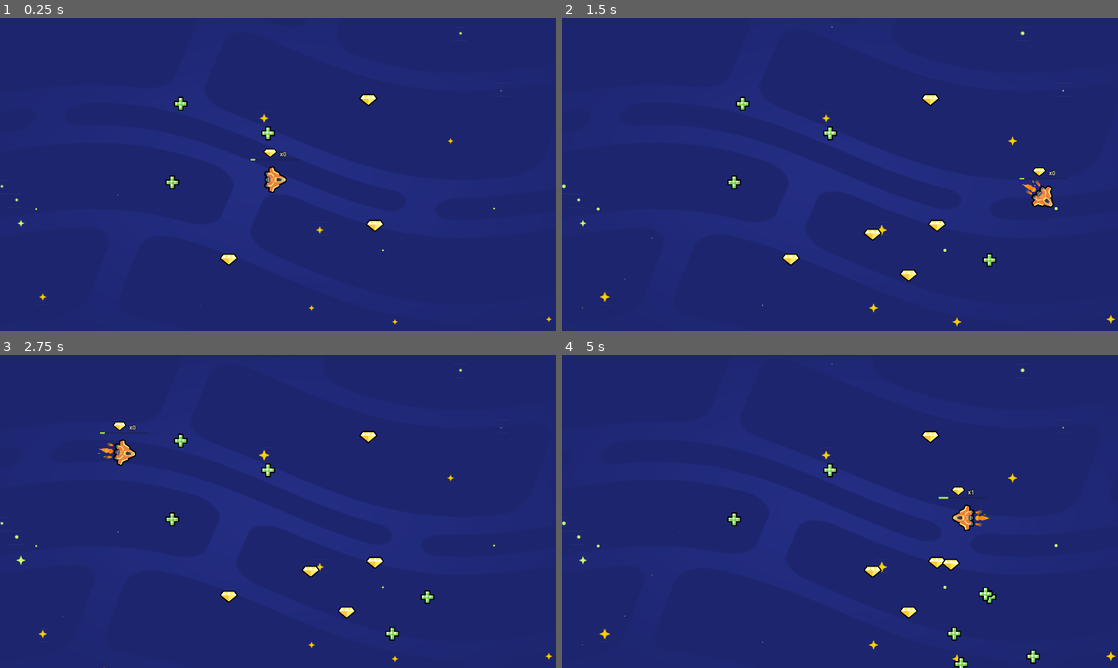
Above: before the commit, frames 1-4 (two rows, left to right).
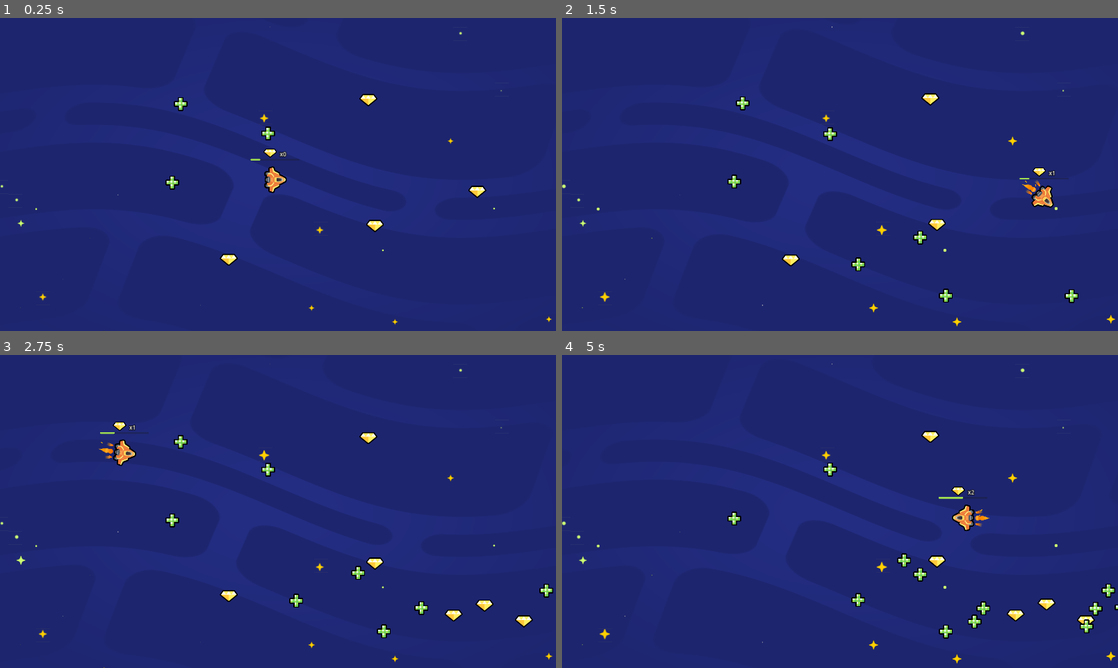
Above: after the commit, the same moments.

Repository: BombyDee/2d-GameDev-Course
Game: Godot game, scene res://lessons/space_level.tscn
Two runs of this game, one before a commit and one after it. Both use one fixed random seed, a clock stepped at 60 frames per second and the inputs below.
Inputs:
- Up to frame 1 (0.25 s): no input
- Up to frame 2 (1.5 s): hold D (move_right) 0.53-1.28 s; hold S (move_down) from 1.28 s (still down)
- Up to frame 3 (2.75 s): release S (move_down) at 2.03 s; hold D (move_right) from 2.03 s (still down)
- Up to frame 4 (5 s): release D (move_right) at 2.78 s; hold W (move_up) 2.78-3.53 s; hold A (move_left) from 3.53 s (still down)

The runs differ from the first frame. In frame 1, 0.2% of the frame differs, in the area x 29-88%, y 24-80%; in frame 2, 0.8%; in frame 3, 1.3%; in frame 4, 1.7%, in the area x 29-100%, y 24-100%.

Commit message:
L10. Make The Items Float

Diff:
--- a/05.loot_it_all_workbook/lessons/item.gd
+++ b/05.loot_it_all_workbook/lessons/item.gd
@@ -3,6 +3,19 @@
 
 func _ready() -> void:
 	area_entered.connect(_on_area_entered)
+	play_floating_animation()
+
+
+func play_floating_animation() -> void:
+	var tween := create_tween()
+	tween.set_trans(Tween.TRANS_SINE)
+
+	var sprite_2d := get_node("Sprite2D")
+	var position_offset := Vector2(0.0, 4.0)
+	var duration = randf_range(0.8, 1.2)
+	tween.tween_property(sprite_2d, "position", position_offset, duration)
+	tween.tween_property(sprite_2d, "position", -1.0 * position_offset, duration)
+	tween.set_loops()
 
 func _on_area_entered(area_that_entered: Area2D) -> void:
 	queue_free()
--- a/05.loot_it_all_workbook/lessons/random_item_placer.tscn
+++ b/05.loot_it_all_workbook/lessons/random_item_placer.tscn
@@ -6,7 +6,7 @@
 script = ExtResource("1_7j7nn")
 
 [node name="Timer" type="Timer" parent="."]
-wait_time = 0.125
+wait_time = 0.1
 autostart = true
 
 [node name="Camera2D" type="Camera2D" parent="."]
